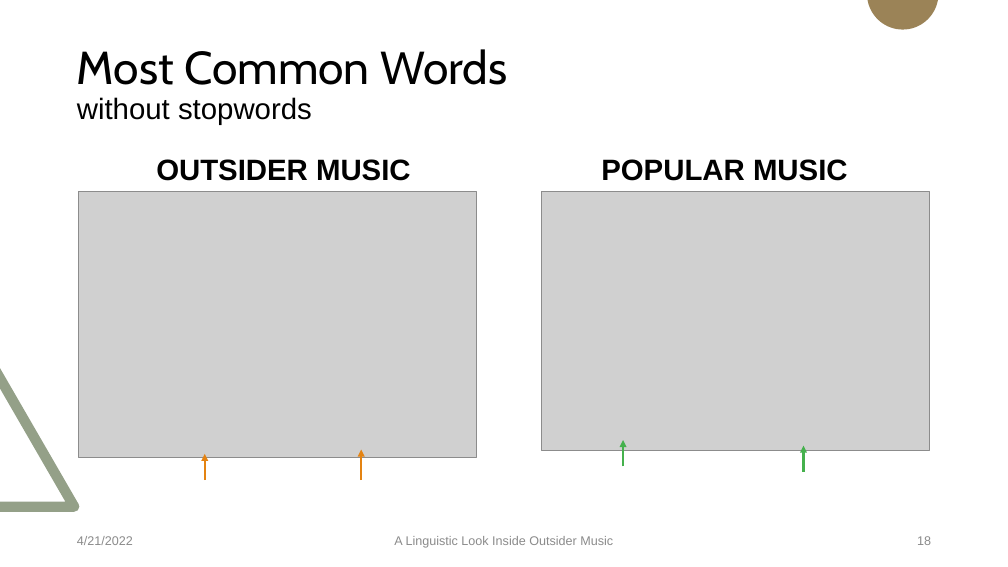
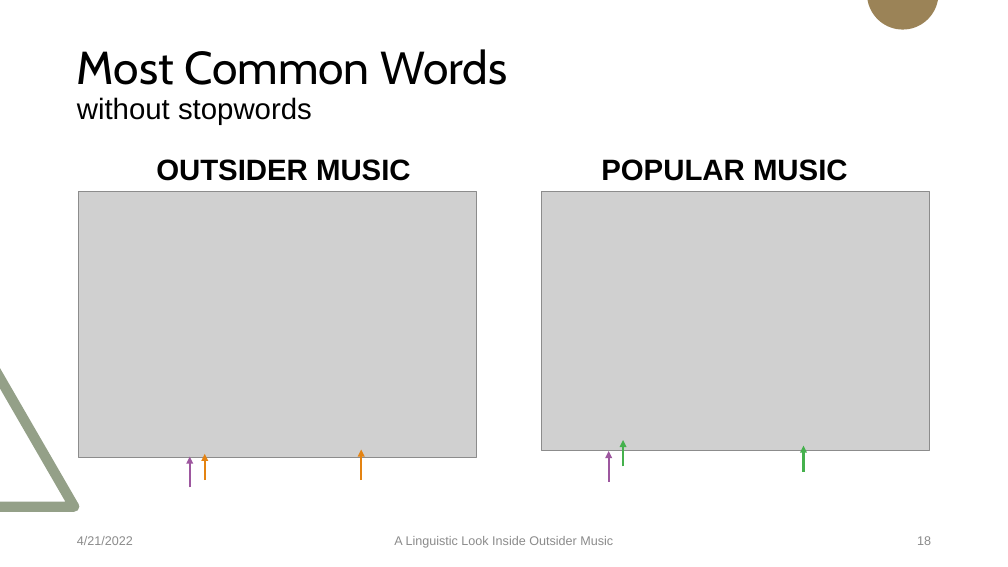
Before and after one commit to Data-Science-for-Linguists-2022/Outsider-Music-Linguistic-Analysis, a slide deck: slide 18 of presentation_4_20_22.pptx. Drawn at 1008x567 pixels with LibreOffice and Linux fonts; fonts in the diff are those of the drawing; grey boxes stand for pictures. Boxes give left, top, right and bottom in pixels: in the first picture for what was removed or moved away, otherwise in the second. Text is boxed around its words. In the diff, an @@ line names an element or a change of style, - is before the commit and + after.

```diff
--- a/presentation_4_20_22.pptx
+++ b/presentation_4_20_22.pptx
@@ arrow added from (190, 488) to (190, 457), #9D579F 2.25 pt @@
@@ arrow added from (609, 482) to (609, 451), #9D579F 2.25 pt @@
```
Also in this commit, not shown: 9 other slides changed.
